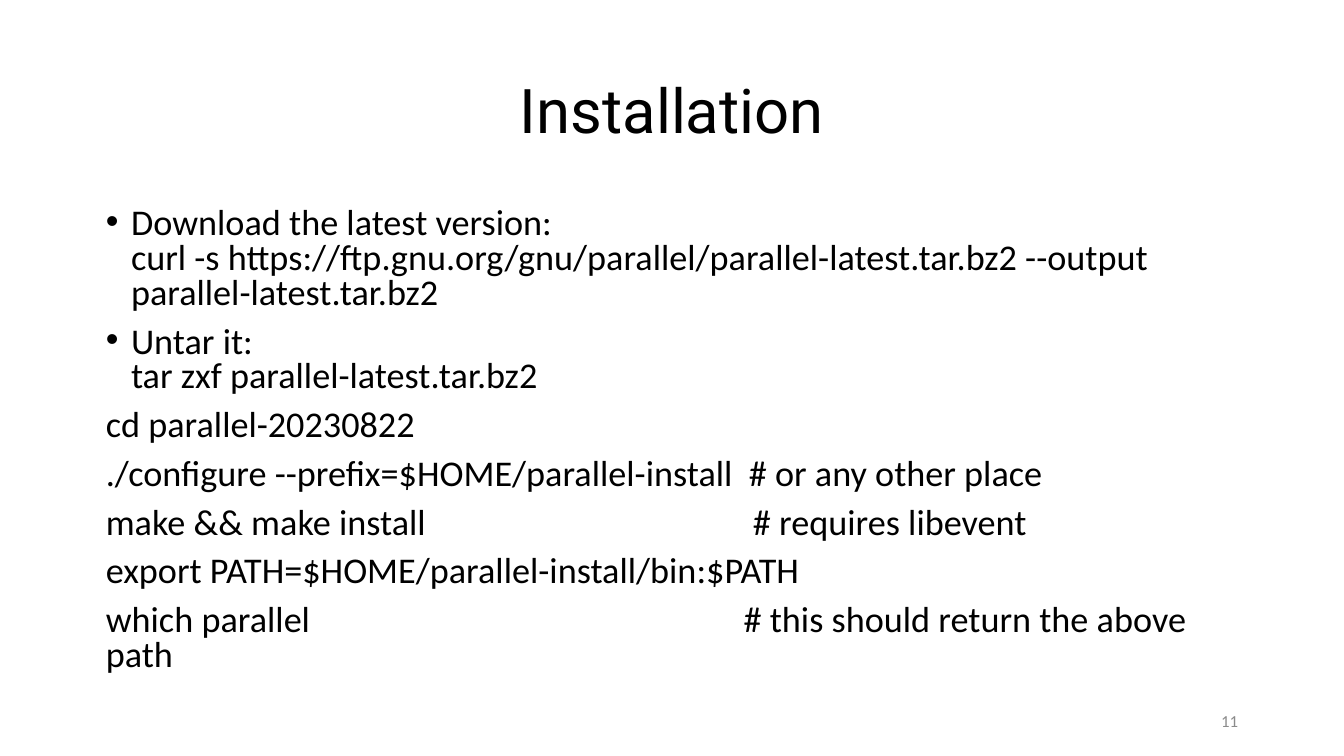
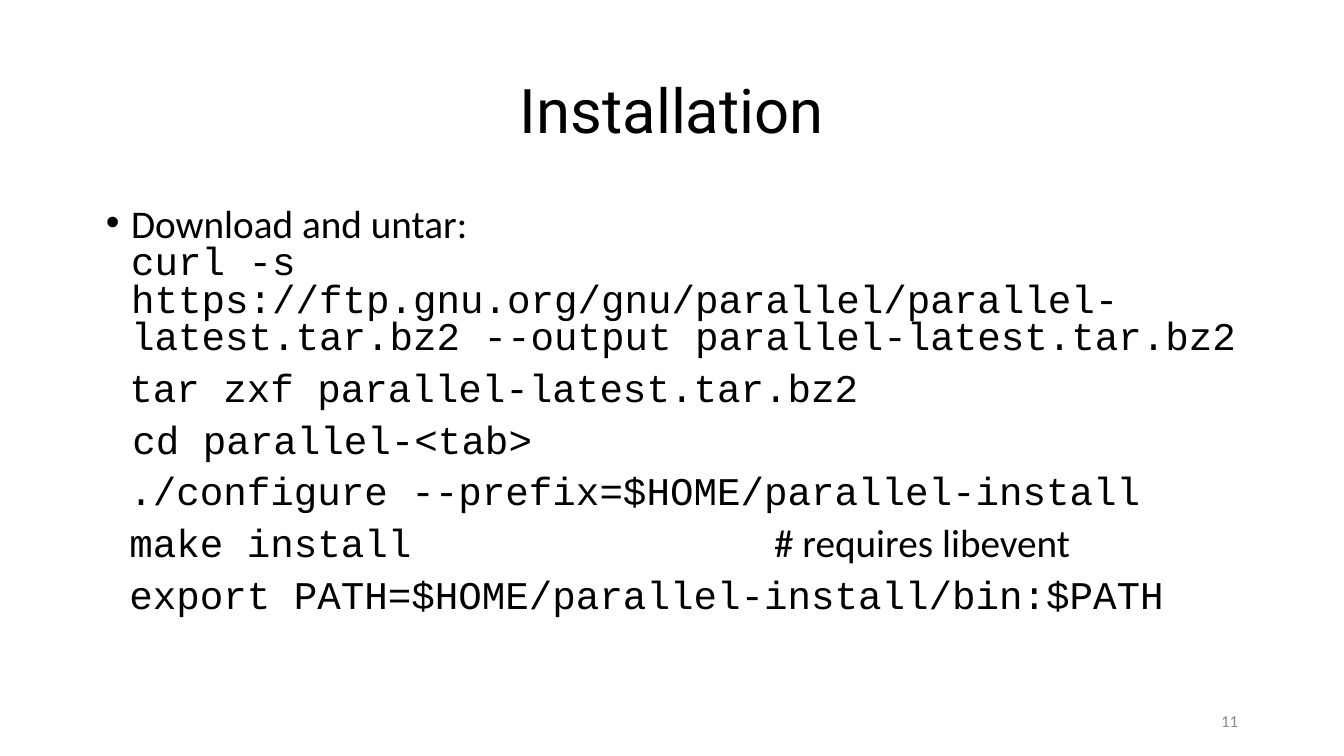
Before and after one commit to ketancmaheshwari/pearc24tut, a slide deck: slide 11 of gnu-parallel-tutorial.pptx. Drawn at 1344x756 pixels with LibreOffice and Linux fonts; fonts in the diff are those of the drawing. Boxes give left, top, right and bottom in pixels: in the first picture for what was removed or moved away, otherwise in the second. Text is boxed around its words. In the diff, an @@ line names an element or a change of style, - is before the commit and + after.

```diff
--- a/gnu-parallel-tutorial.pptx
+++ b/gnu-parallel-tutorial.pptx
@@ text at <box>129,210,1236,564</box>: text changed; size 19.4 to 21 pt; font Calibri to Courier New @@
-• Download the latest version:
-  curl -s https://ftp.gnu.org/gnu/parallel/parallel-latest.tar.bz2 --output parallel-latest.tar.bz2
-• Untar it:
-  tar zxf parallel-latest.tar.bz2
-cd parallel-20230822
-./configure --prefix=$HOME/parallel-install # or any other place
-make && make install # requires libevent
+• Download and untar:
+  curl -s https://ftp.gnu.org/gnu/parallel/parallel-latest.tar.bz2 --output parallel-latest.tar.bz2
+tar zxf parallel-latest.tar.bz2
+cd parallel-<tab>
+./configure --prefix=$HOME/parallel-install
+make install # requires libevent
@@ text at <box>129,580,1164,617</box>: size 19.4 to 21 pt, font Calibri to Courier New in "export PATH=$HOME/parallel-install/bin:$PATH" @@
@@ text at <box>106,607,1186,673</box>: paragraph removed @@
-which parallel # this should return the above path
```
Also in this commit, not shown: 18 other slides changed, 5 slides added, 2 slides removed, 6 other files.
